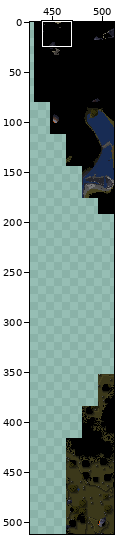
Edited in one commit: sprite sheet (journeymap/data/sp/TEST2/overworld/3/-1,0.png). The first picture is a wide view before the edit; the outline marks the close-up.
Close-up. Old version:
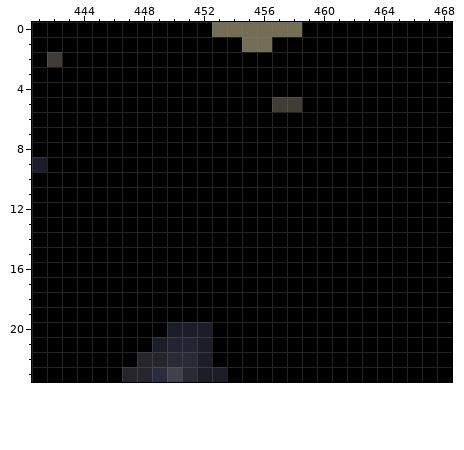
The file is 512x512 pixels. Colours within 5 levels of each other are drawn and written as one. Shown: x 441..468, y 0..23. The wide view leaves out empty margins. The commit also changed other parts of the picture, which this record leaves out.
The result:
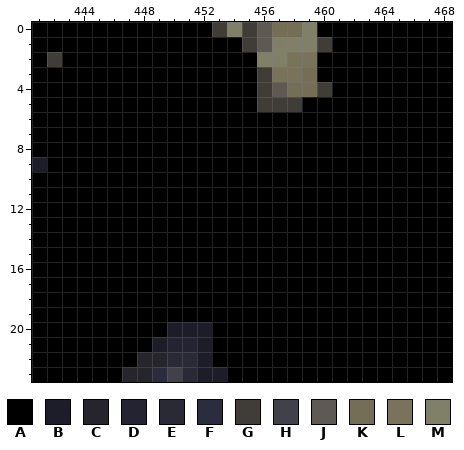
Palette (. is transparent): A #000000  B #1d1d2a  C #25252b  D #232331  E #2a2a36  F #2c2c3f  G #403c38  H #41414b  J #5e5952  K #746e57  L #7a735b  M #808068
Difference:
y 0: x 453..456 KKKK -> GMGJ; x 459 A -> M
y 1: x 455..460 KKAAAA -> GJMMMG
y 2: x 456..459 AAAA -> MMLL
y 3: x 456..459 AAAA -> GLLK
y 4: x 456..460 AAAAA -> GJKKG
y 5: x 456 A -> G
Boxes around the changes in both close-ups, in picture pixels (x1, y1, x2, y2):
changed: (212, 22, 332, 112)
